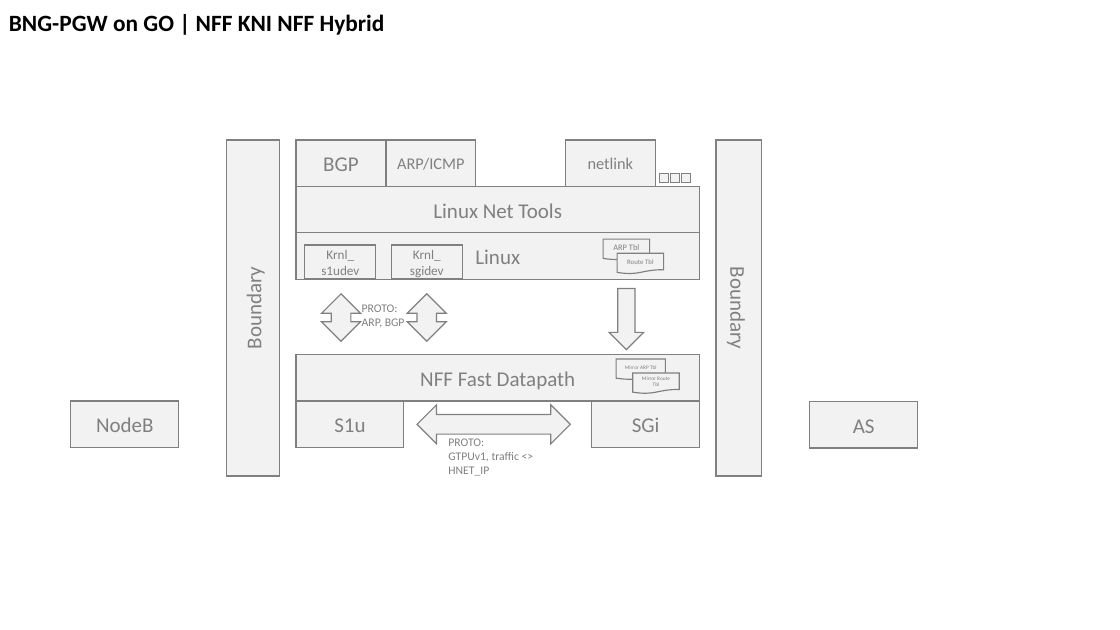
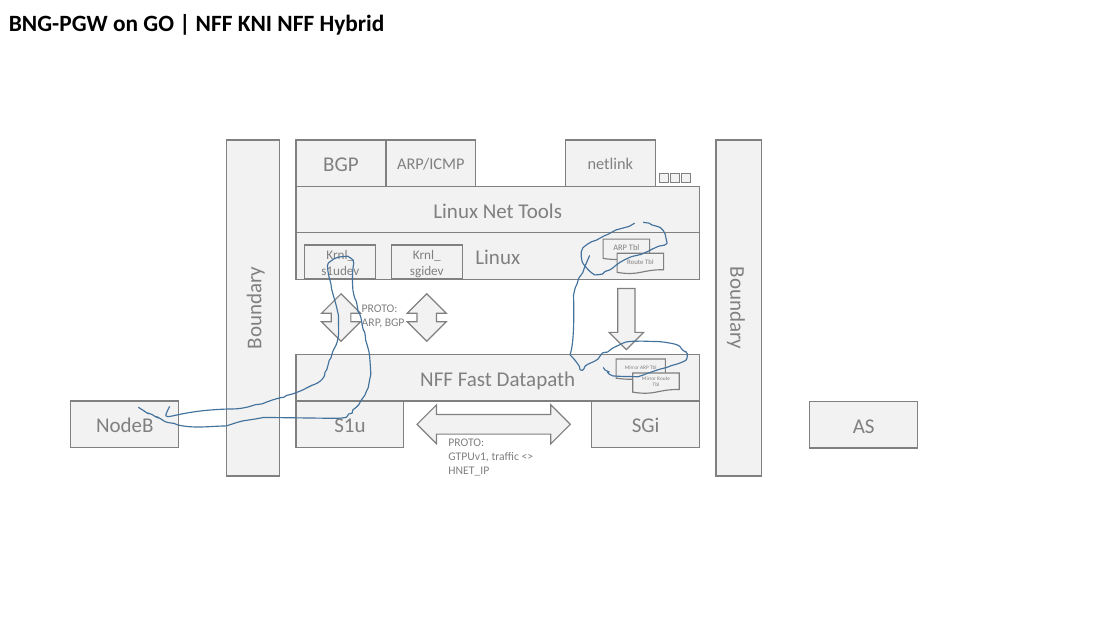
Before and after one commit to shuoranliu/nff-go, a slide deck: slide 7 of Fixed BNG PGW on GO over NFF.pptx (slide 5 before the commit). Drawn at 1120x630 pixels with LibreOffice and Linux fonts; fonts in the diff are those of the drawing. Boxes give left, top, right and bottom in pixels: in the first picture for what was removed or moved away, otherwise in the second. Text is boxed around its words. In the diff, an @@ line names an element or a change of style, - is before the commit and + after.

```diff
--- a/Fixed BNG PGW on GO over NFF.pptx
+++ b/Fixed BNG PGW on GO over NFF.pptx
@@ freeform shape added at (581, 223, 667, 276), outline #43739E 1 pt @@
@@ freeform shape added at (139, 256, 371, 427), outline #43739E 1 pt @@
@@ freeform shape added at (571, 255, 687, 376), outline #43739E 1 pt @@
```
Also in this commit, not shown: 2 slides added.
